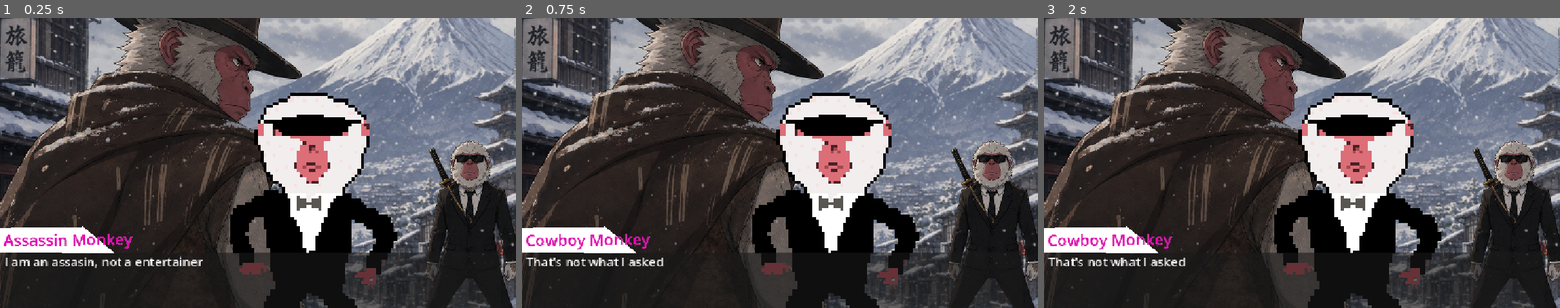
Above: before the commit, frames 1-3 (left to right).
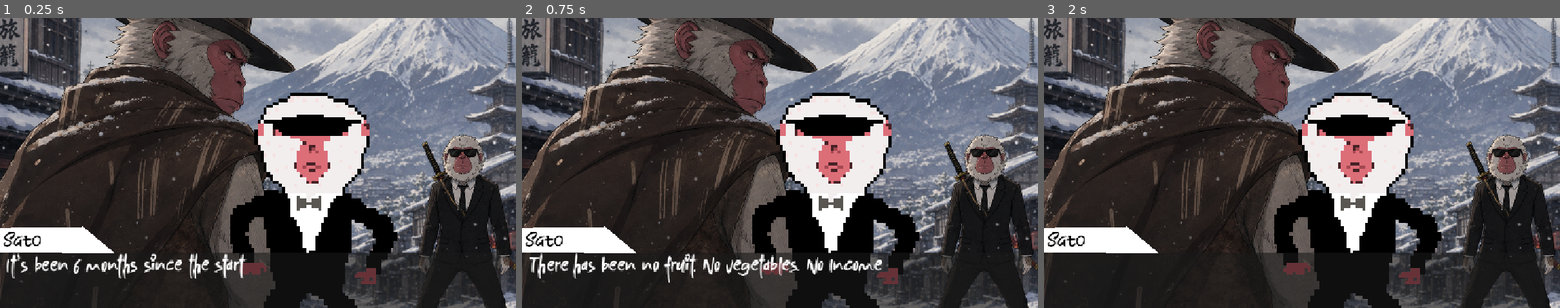
Above: after the commit, the same moments.

Repository: sDANTOSO/apocalypse-monkey
Game: Godot game, scene res://Scenes/node_2d.tscn
The game is run twice, just before and just after one commit, with the same random seed, the same clock (stepped at 60 frames per second) and the same inputs. This scene is started directly instead of the project's main scene.
Inputs (mouse positions are in pixels of both pictures, inside the frame that each line leads up to):
- Up to frame 1 (0.25 s): no input
- Up to frame 2 (0.75 s): tap Enter at 0.5 s; move the mouse to (893, 148) at 0.52 s; press the mouse at (893, 148) at 0.53 s; hold Right from 0.53 s (still down)
- Up to frame 3 (2 s): tap Space at 1.25 s; move the mouse to (1198, 177) at 1.27 s; release Right at 1.28 s; release the mouse at (1198, 177) at 1.28 s; hold Down from 1.28 s (still down); tap Alt at 1.35 s

The runs differ from the first frame. In frame 1, 30% of the frame differs, in the area x 0-100%, y 0-100%; in frame 2, 30%; in frame 3, 29%.

Commit message:
custom font

Diff:
--- a/apocalypse-monkeyy/Scenes/dialoge_ui.tscn
+++ b/apocalypse-monkeyy/Scenes/dialoge_ui.tscn
@@ -1,14 +1,16 @@
 [gd_scene format=3 uid="uid://cwk7oilh5100h"]
 
 [ext_resource type="Script" uid="uid://4l7a8ktb7ftm" path="res://Scenes/dialoge_ui.gd" id="1_yrr88"]
+[ext_resource type="FontFile" uid="uid://b68o0l0yujctr" path="res://Assets-misc/Japanese Ramen.ttf" id="2_r75eh"]
+[ext_resource type="FontFile" uid="uid://dxgob514unqbt" path="res://Assets-misc/Japan wave.ttf" id="3_thhau"]
 
 [sub_resource type="Theme" id="Theme_mqg1c"]
 
 [sub_resource type="LabelSettings" id="LabelSettings_usdog"]
 line_spacing = 7.0
-font_size = 35
-font_color = Color(0.92156863, 0, 0.7176471, 1)
-outline_size = 1
+font = ExtResource("3_thhau")
+font_size = 46
+font_color = Color(0, 0, 0, 1)
 outline_color = Color(0.54080325, 1, 0.5730765, 1)
 
 [node name="Dialoge UI" type="Control" unique_id=231000439]
@@ -42,8 +44,12 @@
 [node name="Dialog_Line" type="RichTextLabel" parent="UiTextbox1" unique_id=1991137995]
 unique_name_in_owner = true
 layout_mode = 2
+theme_override_constants/line_separation = -1
+theme_override_fonts/normal_font = ExtResource("2_r75eh")
+theme_override_font_sizes/normal_font_size = 22
 bbcode_enabled = true
 text = "Hello, This Is Some [shake]Dialoge[/shake] Hehe"
+tab_size = 5
 
 [node name="PanelContainer" type="Control" parent="." unique_id=1053344901]
 layout_mode = 1
--- a/apocalypse-monkeyy/Scenes/node_2d.gd
+++ b/apocalypse-monkeyy/Scenes/node_2d.gd
@@ -5,8 +5,11 @@
 var dialog_index : int = 0
 
 const dialog_lines : Array[String] = [
-	"Assassin Monkey: I am an assasin, not a entertainer",
-	"Cowboy Monkey: That's not what I asked"
+	"Sato: It's been 6 months since the start",
+	"Sato: My garden. It hasn't even grown",
+	"Sato: There has been no fruit. No vegetables. No Income",
+	"Sato: ",
+
 ]
 
 # Called when the node enters the scene tree for the first time.
--- a/apocalypse-monkeyy/Scenes/node_2d.tscn
+++ b/apocalypse-monkeyy/Scenes/node_2d.tscn
@@ -16,10 +16,10 @@
 anchors_preset = 15
 anchor_right = 1.0
 anchor_bottom = 1.0
-offset_left = -28.0
-offset_top = -134.0
-offset_right = 268.0
-offset_bottom = 304.0
+offset_left = -44.0
+offset_top = -148.0
+offset_right = 252.0
+offset_bottom = 290.0
 grow_horizontal = 2
 grow_vertical = 2
 texture = ExtResource("1_j2wod")
Binary file added: apocalypse-monkeyy/Assets-misc/Japan wave.ttf
Not shown, added: apocalypse-monkeyy/Assets-misc/Japan wave.ttf.import
Binary file added: apocalypse-monkeyy/Assets-misc/Japanese Ramen.ttf
Not shown, added: apocalypse-monkeyy/Assets-misc/Japanese Ramen.ttf.import
Not shown, added: apocalypse-monkeyy/Assets-misc/japanese_ramen.zip
